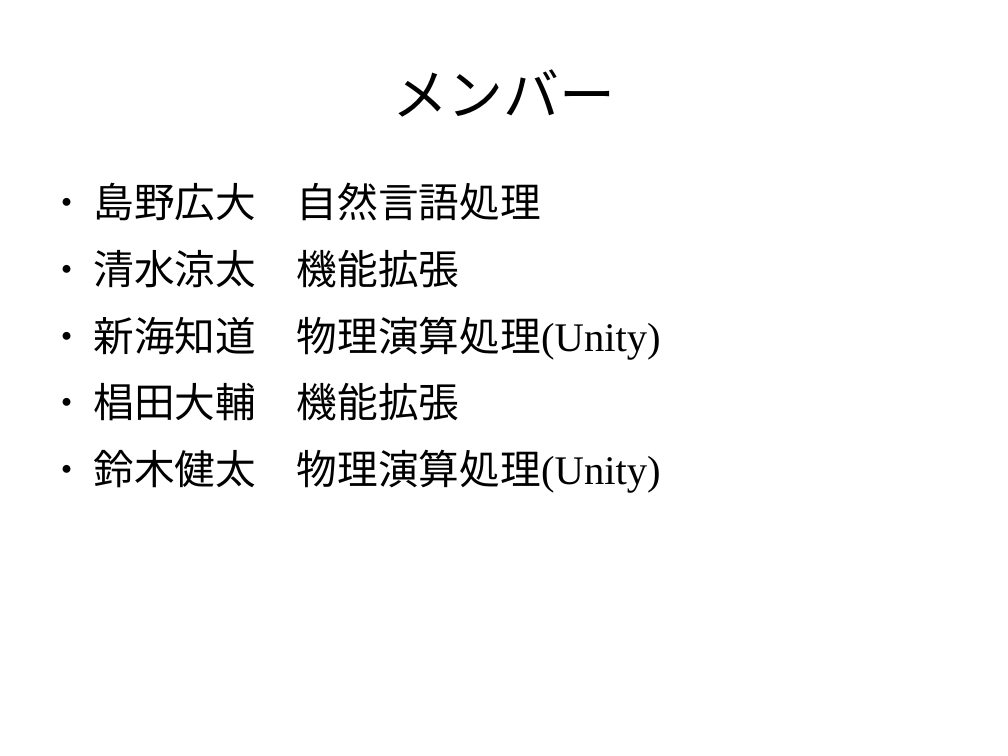
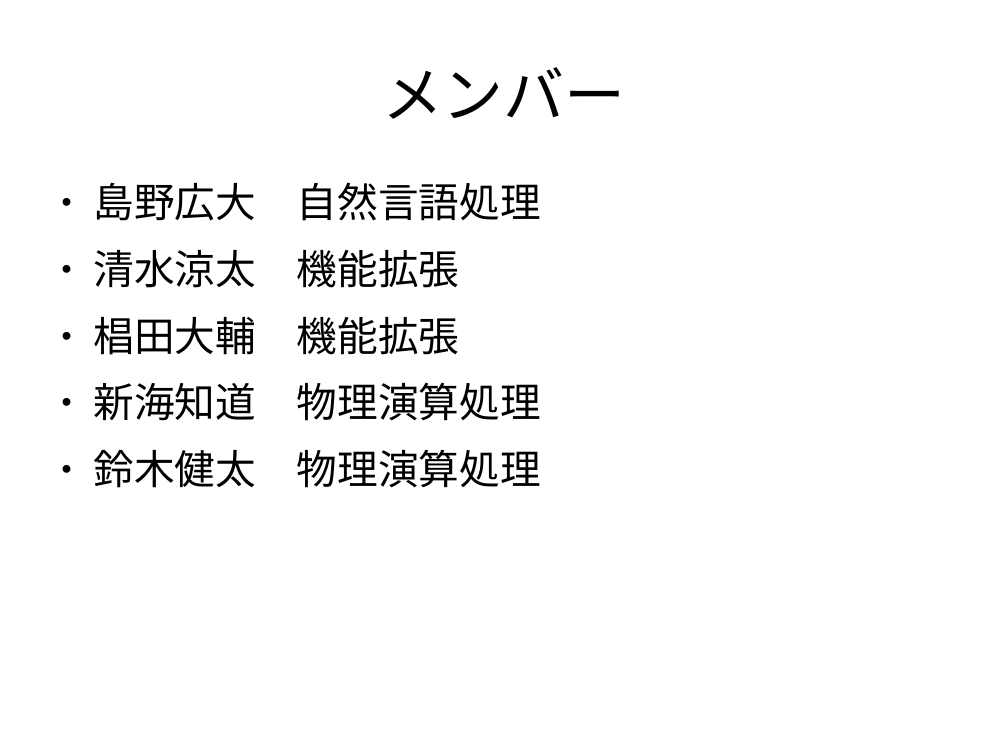
Before and after one commit to pamyupamyu/rep8, a slide deck: slide 3 of グループ1 発表スライド.odp. Drawn at 1008x756 pixels with LibreOffice and Linux fonts; fonts in the diff are those of the drawing; background and template pictures are left out. Boxes give left, top, right and bottom in pixels: in the first picture for what was removed or moved away, otherwise in the second. Text is boxed around its words. In the diff, an @@ line names an element or a change of style, - is before the commit and + after.

```diff
--- a/グループ1 発表スライド.odp
+++ b/グループ1 発表スライド.odp
@@ title "メンバー" at bbox=[382, 67, 626, 119]: size 44 to 48 pt @@
@@ text at bbox=[94, 316, 661, 360]: paragraph removed @@
-● 新海知道 物理演算処理(Unity)
@@ text at bbox=[94, 382, 541, 488]: text changed @@
-● 鈴木健太 物理演算処理(Unity)
+● 新海知道 物理演算処理
+● 鈴木健太 物理演算処理
```
Also in this commit, not shown: 22 other slides changed, 1 slide removed.
